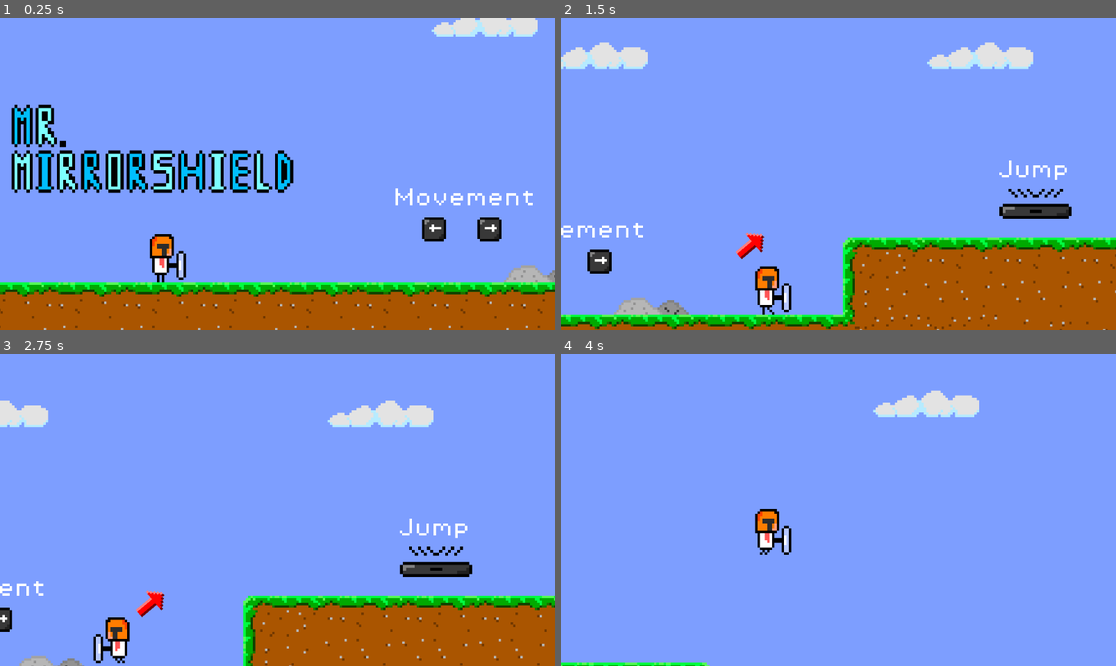
Above: before the commit, frames 1-4 (two rows, left to right).
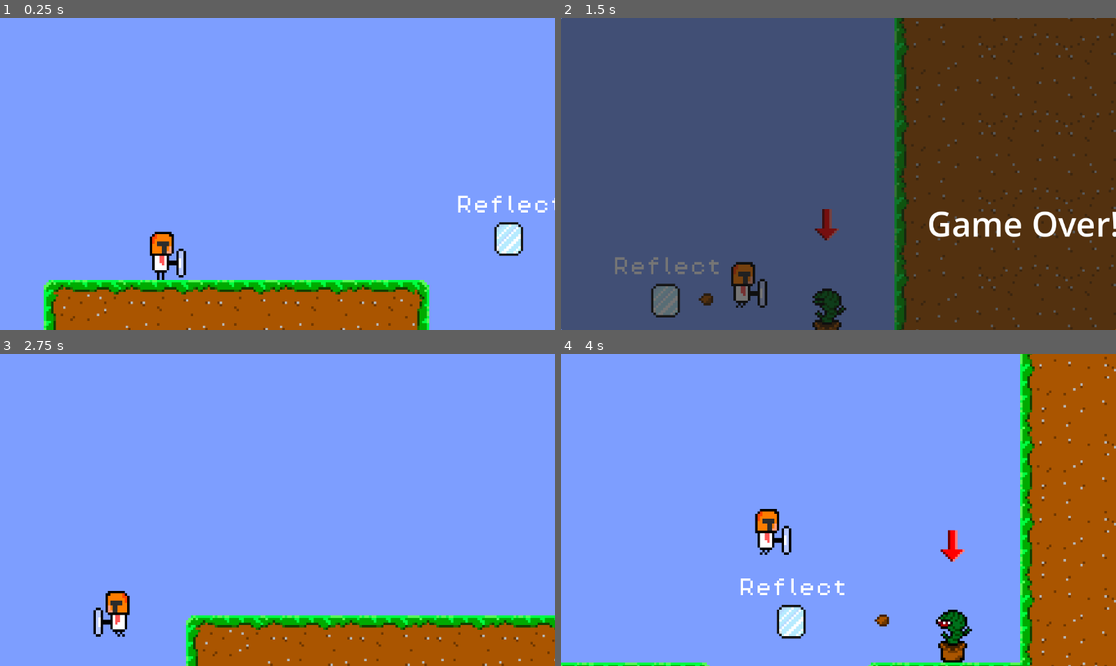
Above: after the commit, the same moments.

Repository: Cy-Uol/mr-mirror-shield
Game: Godot game, scene res://Scenes/tutorial.tscn
Same seed, same stepped clock (60 frames per second), same inputs: the game is played once before the commit and once after it. This scene is started directly instead of the project's main scene.
Inputs:
- Up to frame 1 (0.25 s): no input
- Up to frame 2 (1.5 s): tap Enter at 0.5 s; hold D (move_right) from 0.53 s (still down); tap Ctrl (attack) at 0.6, 1.35 s; tap Space (jump) at 0.77 s
- Up to frame 3 (2.75 s): tap Space (jump) at 1.52 s; release D (move_right) at 2.03 s; hold A (move_left) from 2.03 s (still down); tap Ctrl (attack) at 2.1 s
- Up to frame 4 (4 s): release A (move_left) at 2.78 s; hold D (move_right) from 2.78 s (still down); tap Ctrl (attack) at 2.85, 3.6 s; tap Space (jump) at 3.02, 3.77 s

The runs differ from the first frame. In frame 1, 17% of the frame differs, in the area x 0-100%, y 0-100%; in frame 2, 100%; in frame 3, 12%; in frame 4, 21%.

Commit message:
its slightly buggered

Diff:
--- /dev/null
+++ b/Scenes/Twoey.tscn
@@ -0,0 +1,79 @@
+[gd_scene load_steps=11 format=3 uid="uid://pe1w4ih0bh4l"]
+
+[ext_resource type="Script" path="res://Scripts/twoey.gd" id="1_6tfno"]
+[ext_resource type="Texture2D" uid="uid://cvmgy1huwqv86" path="res://Sprites/Enemys/TwoeySpritesheet.png" id="1_ffwl2"]
+[ext_resource type="PackedScene" uid="uid://bjqv0yop45i6y" path="res://Scenes/projectile.tscn" id="2_f7xi3"]
+[ext_resource type="PackedScene" uid="uid://b6eaaoi1tn5mb" path="res://Scenes/killzone.tscn" id="3_6jlwm"]
+
+[sub_resource type="CircleShape2D" id="CircleShape2D_bf01e"]
+radius = 146.003
+
+[sub_resource type="AtlasTexture" id="AtlasTexture_jhyy1"]
+atlas = ExtResource("1_ffwl2")
+region = Rect2(0, 0, 32, 32)
+
+[sub_resource type="AtlasTexture" id="AtlasTexture_l1mxk"]
+atlas = ExtResource("1_ffwl2")
+region = Rect2(32, 0, 32, 32)
+
+[sub_resource type="AtlasTexture" id="AtlasTexture_cbix0"]
+atlas = ExtResource("1_ffwl2")
+region = Rect2(32, 0, 32, 32)
+
+[sub_resource type="SpriteFrames" id="SpriteFrames_uhj4d"]
+animations = [{
+"frames": [{
+"duration": 1.0,
+"texture": SubResource("AtlasTexture_jhyy1")
+}, {
+"duration": 1.0,
+"texture": SubResource("AtlasTexture_l1mxk")
+}],
+"loop": true,
+"name": &"attack",
+"speed": 2.0
+}, {
+"frames": [{
+"duration": 1.0,
+"texture": SubResource("AtlasTexture_cbix0")
+}],
+"loop": true,
+"name": &"default",
+"speed": 5.0
+}]
+
+[sub_resource type="CapsuleShape2D" id="CapsuleShape2D_ljn1h"]
+radius = 4.0
+height = 18.0
+
+[node name="Twoey" type="Area2D"]
+position = Vector2(-1, -1)
+collision_layer = 3
+collision_mask = 3
+script = ExtResource("1_6tfno")
+Projectile = ExtResource("2_f7xi3")
+
+[node name="Range" type="CollisionShape2D" parent="."]
+position = Vector2(1, 0)
+shape = SubResource("CircleShape2D_bf01e")
+
+[node name="AnimatedSprite2D" type="AnimatedSprite2D" parent="."]
+position = Vector2(0, -2)
+sprite_frames = SubResource("SpriteFrames_uhj4d")
+animation = &"attack"
+
+[node name="Killzone" parent="." instance=ExtResource("3_6jlwm")]
+
+[node name="CollisionShape2D" type="CollisionShape2D" parent="Killzone"]
+position = Vector2(0, 3)
+shape = SubResource("CapsuleShape2D_ljn1h")
+
+[node name="Timer" type="Timer" parent="."]
+autostart = true
+
+[node name="Marker2D" type="Marker2D" parent="."]
+position = Vector2(-5, -3)
+
+[connection signal="body_entered" from="." to="." method="_on_body_entered"]
+[connection signal="body_exited" from="." to="." method="_on_body_exited"]
+[connection signal="timeout" from="Timer" to="." method="_on_timer_timeout"]
--- a/Scenes/cave.tscn
+++ b/Scenes/cave.tscn
@@ -41,8 +41,10 @@
 5:1/0 = 0
 6:1/0 = 0
 6:1/0/physics_layer_0/polygon_0/points = PackedVector2Array(-16, 6.18718, 13.435, 6.18718, 13.7886, 10.9602, -16, 10.7834)
+6:1/0/physics_layer_0/polygon_0/one_way = true
 7:1/0 = 0
 7:1/0/physics_layer_0/polygon_0/points = PackedVector2Array(-13.6118, 5.83363, 16, 6, 16, 10.9602, -13.9654, 11.1369)
+7:1/0/physics_layer_0/polygon_0/one_way = true
 8:1/0 = 0
 9:1/0 = 0
 10:1/0 = 0
@@ -74,8 +76,10 @@
 1:5/0 = 0
 6:2/0 = 0
 6:2/0/physics_layer_0/polygon_0/points = PackedVector2Array(-16, 6.01041, 13, 6, 14.1421, 8.3085, 13.2583, 11.1369, -16, 11.1369)
+6:2/0/physics_layer_0/polygon_0/one_way = true
 7:2/0 = 0
 7:2/0/physics_layer_0/polygon_0/points = PackedVector2Array(-16, 5.83363, 16, 6.01041, 16, 10.6066, -16, 10.7834)
+7:2/0/physics_layer_0/polygon_0/one_way = true
 0:6/0 = 0
 0:7/0 = 0
 
@@ -116,6 +120,7 @@
 layer_1/name = "MiddleGround"
 layer_1/tile_data = PackedInt32Array(65528, 131072, 0, 65527, 131072, 0, 65526, 131072, 0, 65525, 131072, 0, 65524, 131 …(12215 unchanged characters)…
 layer_2/name = "Foreground"
+layer_2/tile_data = PackedInt32Array(-7, 65536, 2, -65531, 65536, 268435458, -131052, 65536, 268435458, 131093, 65536, 2, 35, 65536, 2, -65490, 65536, 268435458, -65479, 65536, 268435458)
 
 [node name="Killzone" parent="." instance=ExtResource("3_brtfp")]
 position = Vector2(-320, 241)
--- a/Scenes/kill_zone.gd
+++ /dev/null
@@ -1,18 +0,0 @@
-extends Area2D
-
-@onready var timer = $Timer
-@onready var game_over = $/root/Tutorial/GameOverScreen
-
-func _on_body_entered(body: Node2D) -> void:
-	print(body.name)
-	if body.get_node("CollisionShape2D") and body.name != "Slime":
-		Engine.time_scale = 0.5
-		body.get_node("CollisionShape2D").queue_free()
-		game_over.game_over_start()
-		Global.dead = true
-		timer.start()
-
-func _on_timer_timeout() -> void:
-	Engine.time_scale = 1.0
-	game_over.game_over_end()
-	get_tree().reload_current_scene()
--- a/Scenes/player.tscn
+++ b/Scenes/player.tscn
@@ -8,6 +8,7 @@
 [ext_resource type="Texture2D" uid="uid://yv8pc0k7spu4" path="res://Sprites/Main-Character/Main-CharacterAtk3.png" id="3_fmodh"]
 [ext_resource type="Texture2D" uid="uid://c5m130utlq7ad" path="res://Sprites/Main-Character/Main-CharacterAttack2.png" id="4_3s782"]
 [ext_resource type="Texture2D" uid="uid://dcs4gl1ju65od" path="res://Sprites/Main-Character/Main-CharacterWalk2.png" id="4_hy0u6"]
+[ext_resource type="PackedScene" uid="uid://dvsikwc20hqki" path="res://Scenes/shield.tscn" id="9_jithd"]
 
 [sub_resource type="CapsuleShape2D" id="CapsuleShape2D_piuwx"]
 radius = 4.0
@@ -111,3 +112,9 @@
 [node name="Timer" type="Timer" parent="."]
 wait_time = 0.12
 one_shot = true
+
+[node name="Shield" parent="." instance=ExtResource("9_jithd")]
+position = Vector2(10, 8)
+
+[connection signal="area_entered" from="Shield" to="." method="_on_shield_area_entered"]
+[connection signal="body_entered" from="Shield" to="." method="_on_shield_body_entered"]
--- /dev/null
+++ b/Scenes/projectile.tscn
@@ -0,0 +1,27 @@
+[gd_scene load_steps=5 format=3 uid="uid://bjqv0yop45i6y"]
+
+[ext_resource type="Script" path="res://Scripts/projectile.gd" id="1_4604v"]
+[ext_resource type="Texture2D" uid="uid://ckxoenbh1mm54" path="res://Sprites/Enemys/Seed.png" id="1_kyxnv"]
+[ext_resource type="PackedScene" uid="uid://b6eaaoi1tn5mb" path="res://Scenes/killzone.tscn" id="3_d7own"]
+
+[sub_resource type="RectangleShape2D" id="RectangleShape2D_o38jb"]
+size = Vector2(3, 3)
+
+[node name="Projectile" type="Area2D"]
+position = Vector2(1, 1)
+collision_layer = 4
+collision_mask = 2
+script = ExtResource("1_4604v")
+
+[node name="Sprite2D" type="Sprite2D" parent="."]
+texture = ExtResource("1_kyxnv")
+
+[node name="Killzone" parent="." instance=ExtResource("3_d7own")]
+position = Vector2(-6.47667, -6.33744)
+
+[node name="Seed" type="CollisionShape2D" parent="Killzone"]
+z_index = 2
+position = Vector2(5.97667, 5.83744)
+shape = SubResource("RectangleShape2D_o38jb")
+
+[connection signal="body_entered" from="." to="." method="_on_body_entered"]
--- /dev/null
+++ b/Scenes/shield.tscn
@@ -0,0 +1,11 @@
+[gd_scene load_steps=2 format=3 uid="uid://dvsikwc20hqki"]
+
+[sub_resource type="RectangleShape2D" id="RectangleShape2D_dg3it"]
+size = Vector2(3.5, 13)
+
+[node name="Shield" type="Area2D"]
+collision_layer = 4
+collision_mask = 3
+
+[node name="CollisionShape2D" type="CollisionShape2D" parent="."]
+shape = SubResource("RectangleShape2D_dg3it")
--- a/Scenes/tutorial.tscn
+++ b/Scenes/tutorial.tscn
@@ -10,7 +10,10 @@
 [ext_resource type="Texture2D" uid="uid://bph56kv6yfuxn" path="res://Sprites/Misc/RightArrow.png" id="8_qe5va"]
 [ext_resource type="Texture2D" uid="uid://d2fxw745wawt6" path="res://Sprites/Misc/SpaceBar.png" id="9_5s0qq"]
 [ext_resource type="Texture2D" uid="uid://cdewaym4q1hbb" path="res://Sprites/Misc/arrow.png" id="10_aqqk5"]
+[ext_resource type="Texture2D" uid="uid://unebckix0mbc" path="res://Sprites/Mirror.png" id="11_ph1mw"]
 [ext_resource type="Script" path="res://Scripts/game_over_screen.gd" id="11_uq3lj"]
+[ext_resource type="Texture2D" uid="uid://cja7j82lwx63r" path="res://Sprites/Stab.png" id="12_y026m"]
+[ext_resource type="PackedScene" uid="uid://pe1w4ih0bh4l" path="res://Scenes/Twoey.tscn" id="14_o2swu"]
 
 [sub_resource type="TileSetAtlasSource" id="TileSetAtlasSource_wkjwy"]
 texture = ExtResource("2_86mk1")
@@ -48,7 +51,7 @@
 [node name="Tutorial" type="Node2D"]
 
 [node name="Player" parent="." instance=ExtResource("1_d6fje")]
-position = Vector2(-174, 14)
+position = Vector2(944, -49)
 collision_layer = 3
 
 [node name="Camera2D" type="Camera2D" parent="Player"]
@@ -80,7 +83,7 @@
 texture = ExtResource("3_xj8ot")
 
 [node name="Killzone" parent="." instance=ExtResource("4_sf4lb")]
-position = Vector2(254, 182)
+position = Vector2(386, 193)
 
 [node name="CollisionShape2D" type="CollisionShape2D" parent="Killzone"]
 shape = SubResource("WorldBoundaryShape2D_ukf3y")
@@ -141,6 +144,11 @@
 rotation = 1.5708
 texture = ExtResource("10_aqqk5")
 
+[node name="Arrow_4" type="Sprite2D" parent="Foreground/Arrows"]
+position = Vector2(1156, -80)
+rotation = 1.5708
+texture = ExtResource("10_aqqk5")
+
 [node name="Death_Label" type="Label" parent="Foreground"]
 offset_left = 367.0
 offset_top = 17.0
@@ -152,6 +160,33 @@
 Down
 Here"
 horizontal_alignment = 1
+
+[node name="Attack_Label" type="Label" parent="Foreground"]
+offset_left = 650.0
+offset_top = -27.0
+offset_right = 810.0
+offset_bottom = 5.0
+theme_override_fonts/font = ExtResource("6_k1n2n")
+theme_override_font_sizes/font_size = 8
+text = "Attack"
+
+[node name="Reflect_Label" type="Label" parent="Foreground"]
+offset_left = 1045.0
+offset_top = -67.0
+offset_right = 1135.0
+offset_bottom = -44.0
+theme_override_fonts/font = ExtResource("6_k1n2n")
+theme_override_font_sizes/font_size = 8
+text = "Reflect"
+horizontal_alignment = 1
+
+[node name="Mirror" type="Sprite2D" parent="Foreground"]
+position = Vector2(1089, -49)
+texture = ExtResource("11_ph1mw")
+
+[node name="Stab" type="Sprite2D" parent="Foreground"]
+position = Vector2(640, -23)
+texture = ExtResource("12_y026m")
 
 [node name="GameOverScreen" type="CanvasLayer" parent="."]
 visible = false
@@ -173,3 +208,7 @@
 text = "Game Over!"
 horizontal_alignment = 1
 vertical_alignment = 1
+
+[node name="Twoey" parent="." instance=ExtResource("14_o2swu")]
+z_index = 2
+position = Vector2(1156, -46)
--- a/Scripts/global.gd
+++ b/Scripts/global.gd
@@ -1,2 +1,3 @@
 extends Node
 var dead = false
+var direction = -1
--- a/Scripts/killzone.gd
+++ b/Scripts/killzone.gd
@@ -4,13 +4,14 @@
 @onready var game_over = $/root/Tutorial/GameOverScreen
 
 func _on_body_entered(body: Node2D) -> void:
-	print(body.name)
-	if body.get_node("CollisionShape2D") and body.name != "Slime":
-		Engine.time_scale = 0.5
-		body.get_node("CollisionShape2D").queue_free()
-		game_over.game_over_start()
-		Global.dead = true
-		timer.start()
+	if body.name != "TileMap":
+		if body.get_node("CollisionShape2D") and body.name != "Slime":
+			Engine.time_scale = 0.5
+			body.get_node("CollisionShape2D").queue_free()
+			game_over.game_over_start()
+			Global.dead = true
+			timer.start()
+
 
 func _on_timer_timeout() -> void:
 	Engine.time_scale = 1.0
--- a/Scripts/player.gd
+++ b/Scripts/player.gd
@@ -1,6 +1,6 @@
 extends CharacterBody2D
 
-const SPEED = 170.0
+const SPEED = 140.0
 const JUMP_VELOCITY = -300.0
 const MAX_SPEED = 220.0
 const ACCELERATION = 75.0
@@ -14,6 +14,7 @@
 	if Global.dead == true:
 		return
 	if Input.is_action_just_pressed("menu"):
+		Global.direction = -1
 		get_tree().change_scene_to_file("res://Scenes/main_menu.tscn")
 
 	# Add the gravity.
@@ -32,6 +33,7 @@
 		animated_sprite.flip_h = false
 	elif direction < 0:
 		animated_sprite.flip_h = true
+
 
 	if direction:
 		velocity.x = move_toward(velocity.x, direction * MAX_SPEED, ACCELERATION)
@@ -52,3 +54,17 @@
 			animated_sprite.play("run")
 	else:
 		animated_sprite.play("jump")
+
+
+func _on_shield_body_entered(body: Node2D) -> void:
+	pass
+
+
+func _on_shield_area_entered(area: Area2D) -> void:
+	var projectile = area.get_parent()
+	if projectile is projectile_thing:
+		projectile.direction = 1
+		projectile.position += Vector2(1, 0)
+		projectile.flipped = true
+		queue_free()
+		pass
--- /dev/null
+++ b/Scripts/projectile.gd
@@ -0,0 +1,24 @@
+extends Area2D
+class_name projectile_thing
+@onready var game_over = $/root/Tutorial/GameOverScreen
+@onready var sprite = $Sprite2D
+var speed = 100
+var flipped = false
+var direction = -1
+func _physics_process(delta):
+	if direction == 1 :
+		sprite.flip_h = true
+		flipped = true
+
+	position += transform.x * speed * delta * direction
+
+
+func _on_body_entered(body: Node2D) -> void:
+	print(body.name)
+	if body.name == "Shield" && !flipped:
+		sprite.flip_h = true
+		flipped = true
+
+
+	body.queue_free()
+	queue_free()
--- /dev/null
+++ b/Scripts/twoey.gd
@@ -0,0 +1,33 @@
+extends Area2D
+
+@onready var range = $Range
+@onready var timer = $Timer
+@onready var anim =$AnimatedSprite2D
+@onready var mouth = $Marker2D
+@export var Projectile : PackedScene
+
+var is_in_range = false
+
+func _physics_process(delta: float) -> void:
+
+	pass
+
+func _on_timer_timeout() -> void:
+	if is_in_range:
+		fire_projectile()
+		timer.start()
+
+func _on_body_entered(body: Node2D) -> void:
+	if body.name == "Player":
+		is_in_range = true
+
+func _on_body_exited(body: Node2D) -> void:
+	if body.name == "Player":
+		is_in_range = false
+		anim.play("default")
+
+func fire_projectile():
+	var b = Projectile.instantiate()
+	owner.add_child(b)
+	b.global_transform = mouth.global_transform
+	anim.play("attack")
Not shown: 1 places in Scenes/player.tscn that only renumber resources
Not shown: 1 places in Scenes/tutorial.tscn that only renumber resources
Binary file added: Sprites/Enemys/Seed.png
Not shown, added: Sprites/Enemys/Seed.png.import
Binary file added: Sprites/Enemys/TwoeySpritesheet.png
Not shown, added: Sprites/Enemys/TwoeySpritesheet.png.import
Binary file added: Sprites/Mirror.png
Not shown, added: Sprites/Mirror.png.import
Binary file added: Sprites/Stab.png
Not shown, added: Sprites/Stab.png.import
